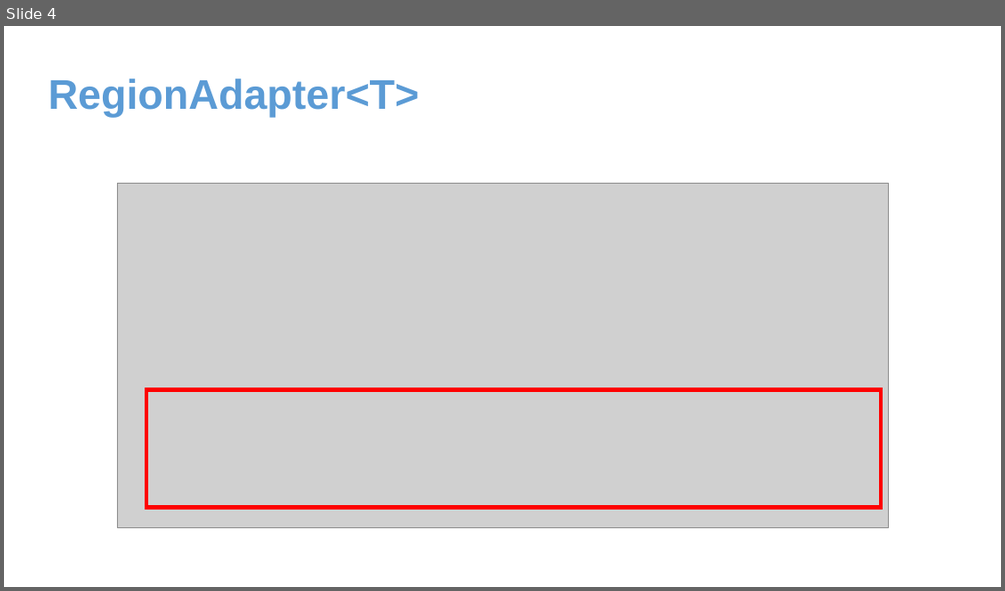
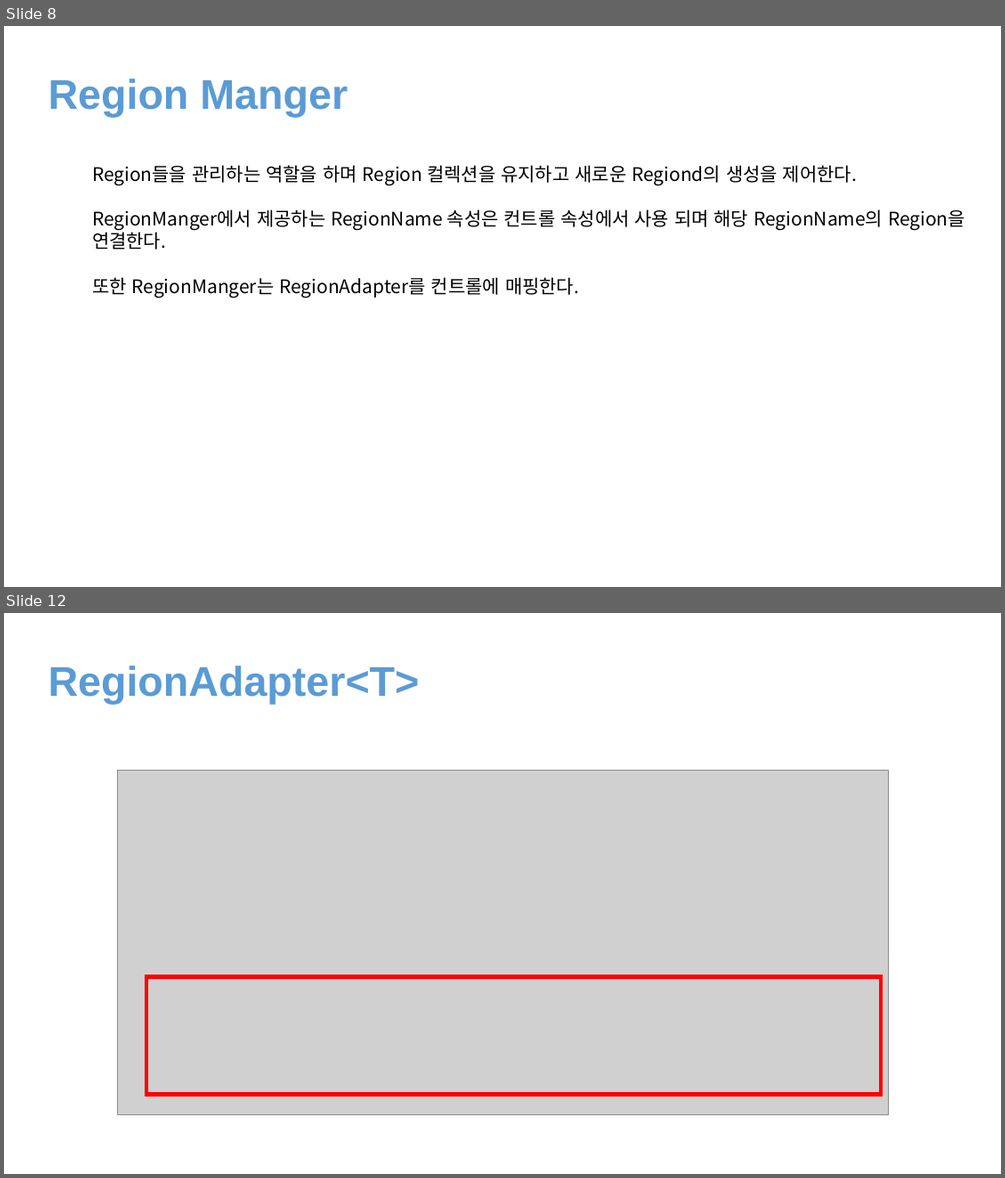
Before and after one commit to juniair/Summary-PPT, a slide deck: Prism.pptx. Shown one above the other, each under a label of ours: slide 4 before the commit, slides 8 and 12 after it; the slides between them are not shown. The pictures are 1005x591 and 1005x1178 pixels, drawn with LibreOffice and Linux fonts; fonts in the diff are those of the drawing; grey boxes stand for pictures. Boxes give left, top, right and bottom in pixels: in the first picture for what was removed or moved away, otherwise in the second. Text is boxed around its words. In the diff, an @@ line names an element or a change of style, - is before the commit and + after.

```diff
--- a/Prism.pptx
+++ b/Prism.pptx
@@ slide 8 added at [4, 26, 1001, 587], background #FFFFFF @@
@@ text added at [48, 79, 348, 117], 40 pt, text #5B9BD5, bold @@
+Region Manger
@@ text added at [92, 165, 965, 297], 18 pt, text #000000 @@
+Region들을 관리하는 역할을 하며 Region 컬렉션을 유지하고 새로운 Regiond의 생성을 제어한다.
+RegionManger에서 제공하는 RegionName 속성은 컨트롤 속성에서 사용 되며 해당 RegionName의 Region을
+연결한다.
+또한 RegionManger는 RegionAdapter를 컨트롤에 매핑한다.
@@ what was slide 4 is now slide 12 @@
```
Also in this commit, not shown: 3 slides changed, 9 other slides added, 1 slide removed.
